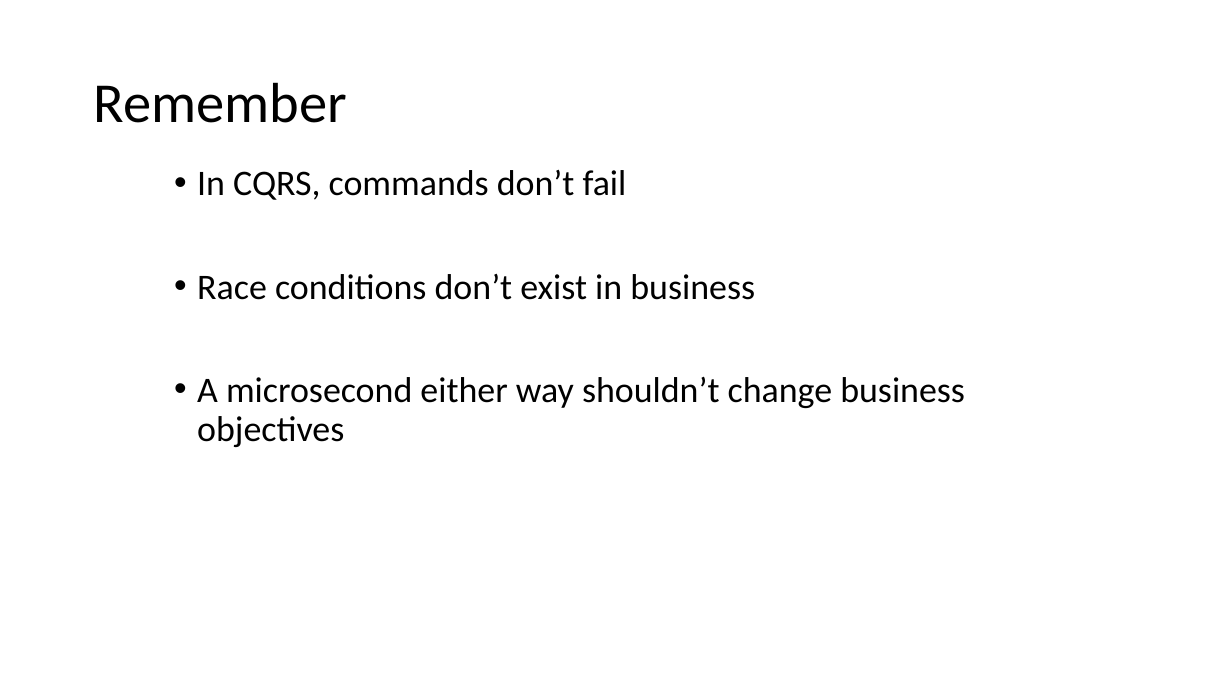
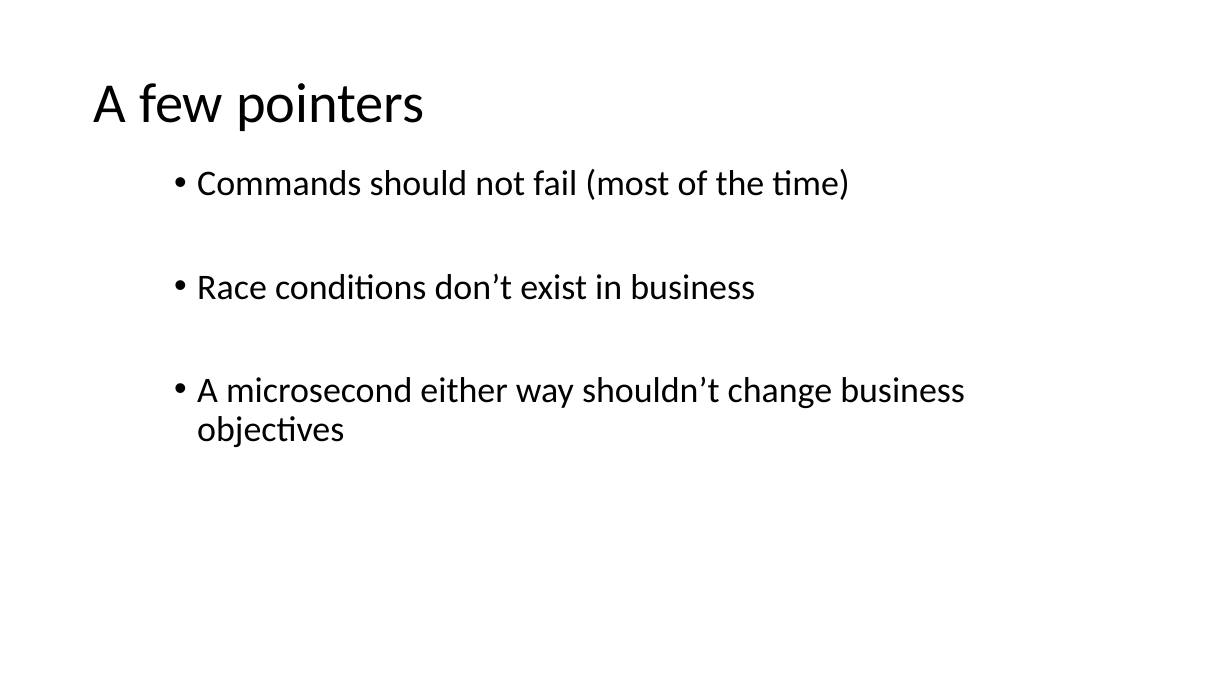
Before and after one commit to Particular/SagaMasterClass, a slide deck: slide 77 of SagaMasterClass.pptx (slide 74 before the commit). Drawn at 1232x693 pixels with LibreOffice and Linux fonts; fonts in the diff are those of the drawing. Boxes give left, top, right and bottom in pixels: in the first picture for what was removed or moved away, otherwise in the second. Text is boxed around its words. In the diff, an @@ line names an element or a change of style, - is before the commit and + after.

```diff
--- a/SagaMasterClass.pptx
+++ b/SagaMasterClass.pptx
@@ title at (94, 83, 425, 131): text changed @@
-Remember
+A few pointers
@@ text at (197, 169, 849, 200): text changed @@
-• In CQRS, commands don’t fail
+• Commands should not fail (most of the time)
```
Also in this commit, not shown: 9 other slides changed, 3 slides added.
